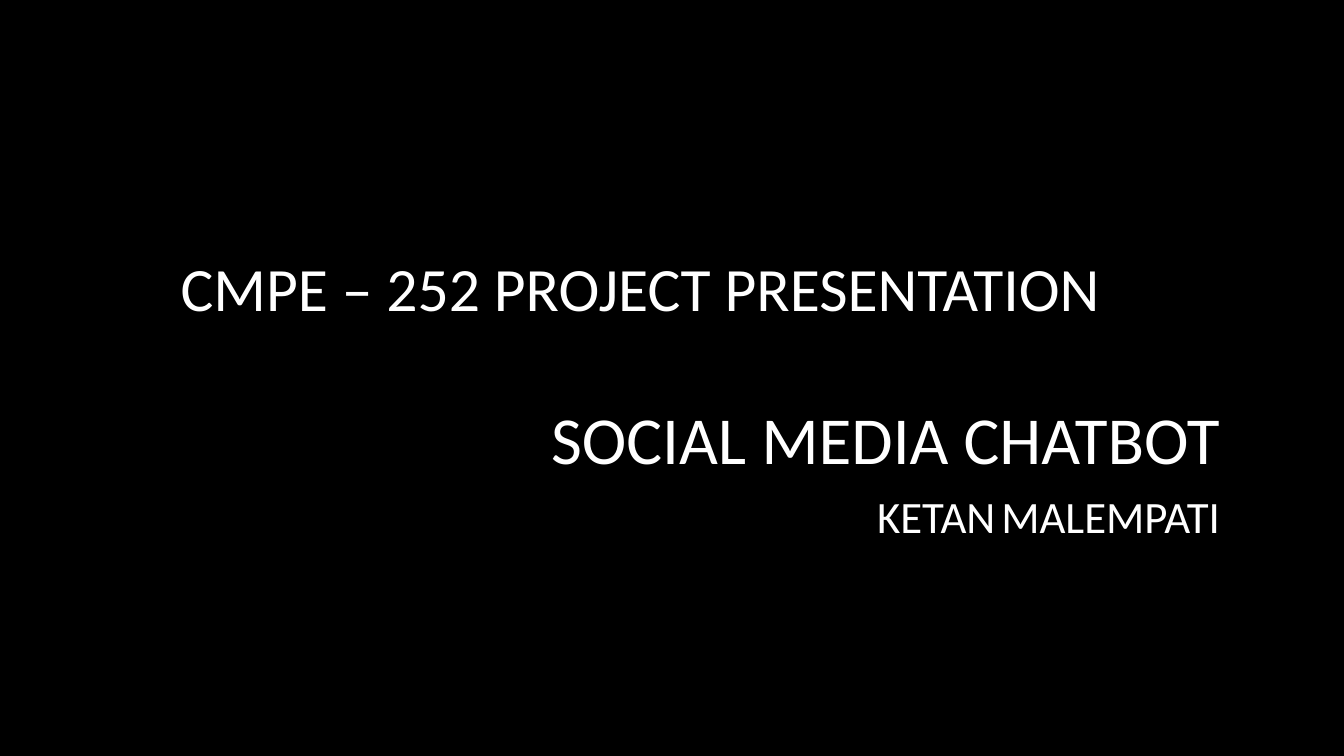
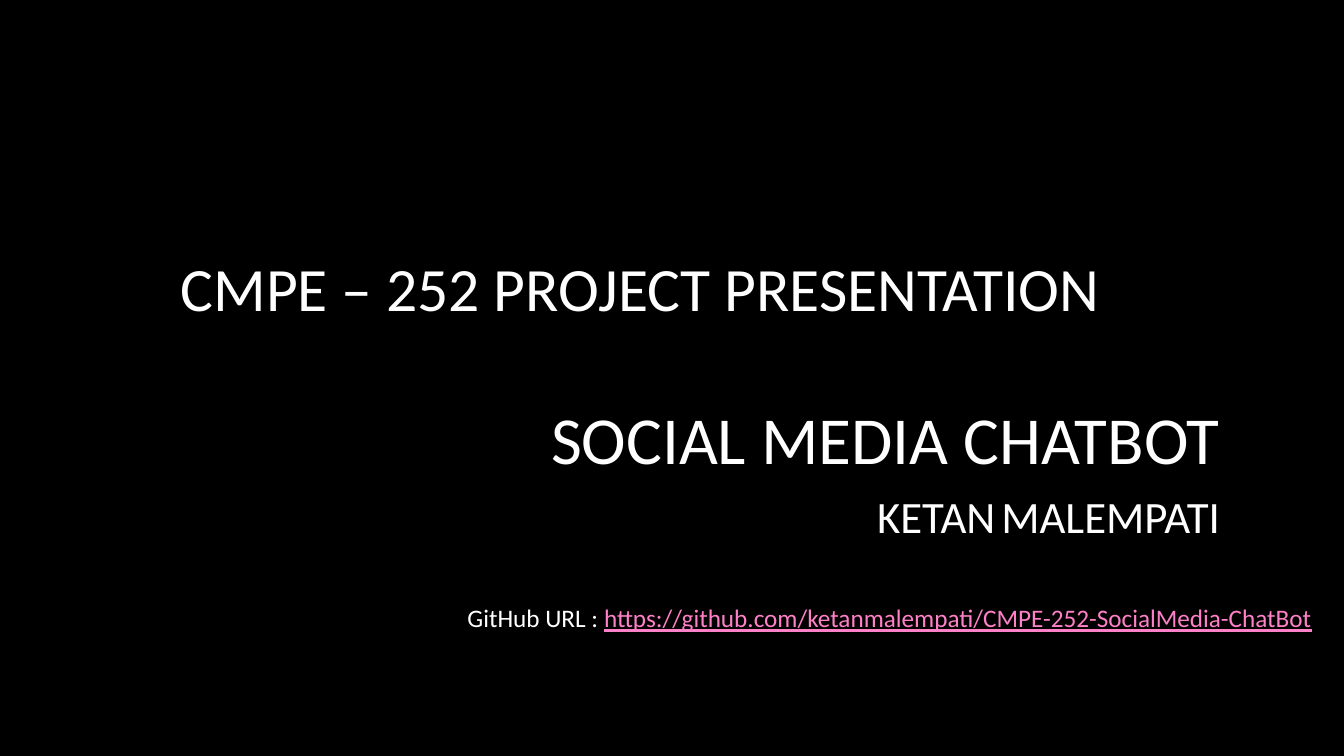
Before and after one commit to ketanmalempati/SocialMedia-ChatBot, a slide deck: slide 1 of CMPE-252 Social Media chatbot.pptx. Drawn at 1344x756 pixels with LibreOffice and Linux fonts; fonts in the diff are those of the drawing; background and template pictures are left out. Boxes give left, top, right and bottom in pixels: in the first picture for what was removed or moved away, otherwise in the second. Text is boxed around its words. In the diff, an @@ line names an element or a change of style, - is before the commit and + after.

Commit message:
updated ppt

```diff
--- a/CMPE-252 Social Media chatbot.pptx
+++ b/CMPE-252 Social Media chatbot.pptx
@@ text added at <box>467,609,1311,632</box>, 18 pt, text #FE80C7, underline @@
+GitHub URL : https://github.com/ketanmalempati/CMPE-252-SocialMedia-ChatBot
```
